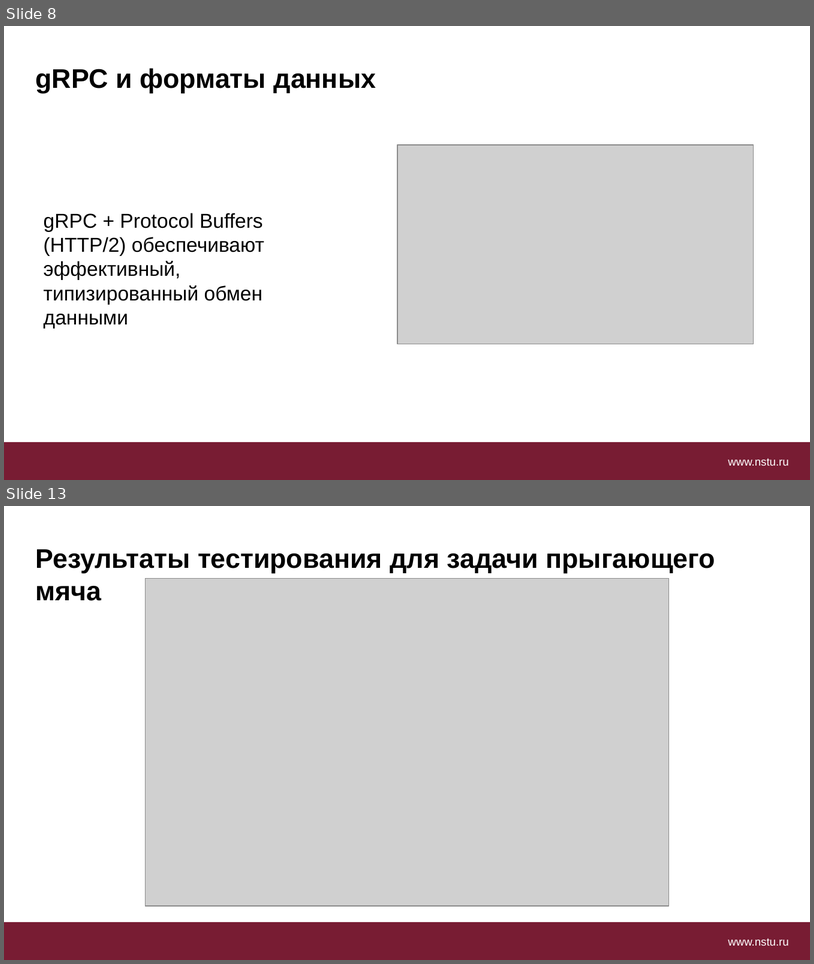
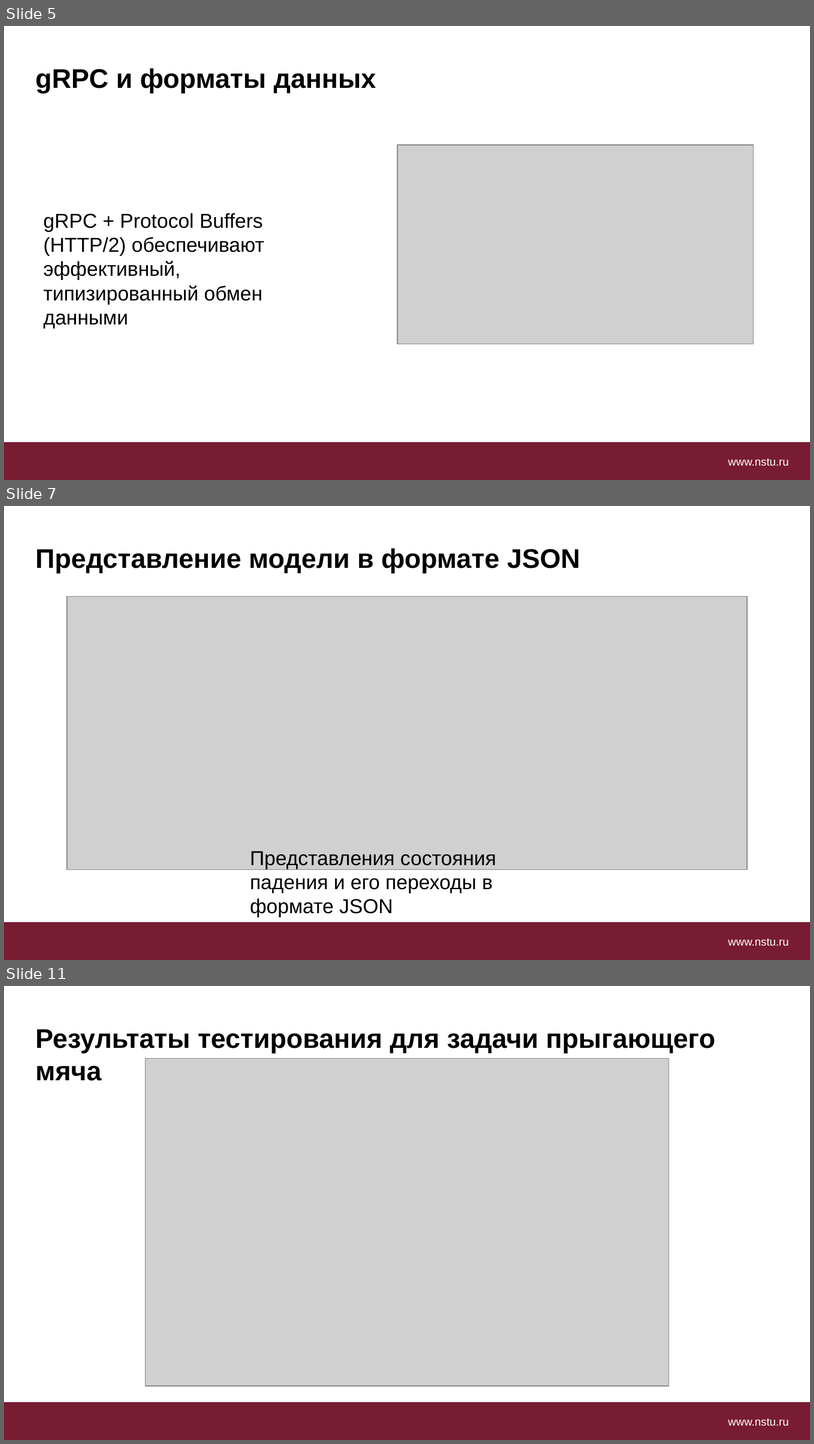
Before and after one commit to blrds/diploma, a slide deck: преза.pptx. Shown one above the other, each under a label of ours: slides 8 and 13 before the commit, slides 5, 7 and 11 after it; the slides between them are not shown. The pictures are 814x964 and 814x1444 pixels, drawn with LibreOffice and Linux fonts; fonts in the diff are those of the drawing; grey boxes stand for pictures; background and template pictures are left out. Boxes give left, top, right and bottom in pixels: in the first picture for what was removed or moved away, otherwise in the second. Text is boxed around its words. In the diff, an @@ line names an element or a change of style, - is before the commit and + after.

```diff
--- a/преза.pptx
+++ b/преза.pptx
@@ slide 7 added at bbox=[4, 506, 810, 960], background #FFFFFF; not listed: 2 template elements that a slide beside it also shows @@
@@ text added at bbox=[35, 548, 581, 573], 24 pt, text #000000, bold @@
+Представление модели в формате JSON
@@ picture added at bbox=[67, 597, 747, 870] @@
@@ text added at bbox=[250, 851, 497, 916], 18 pt, text #000000 @@
+Представления состояния падения и его переходы в формате JSON
@@ what was slide 8 is now slide 5 @@
@@ what was slide 13 is now slide 11 @@
```
Also in this commit, not shown: 4 slides changed, 5 other slides added, 11 slides removed, 2 other files.
